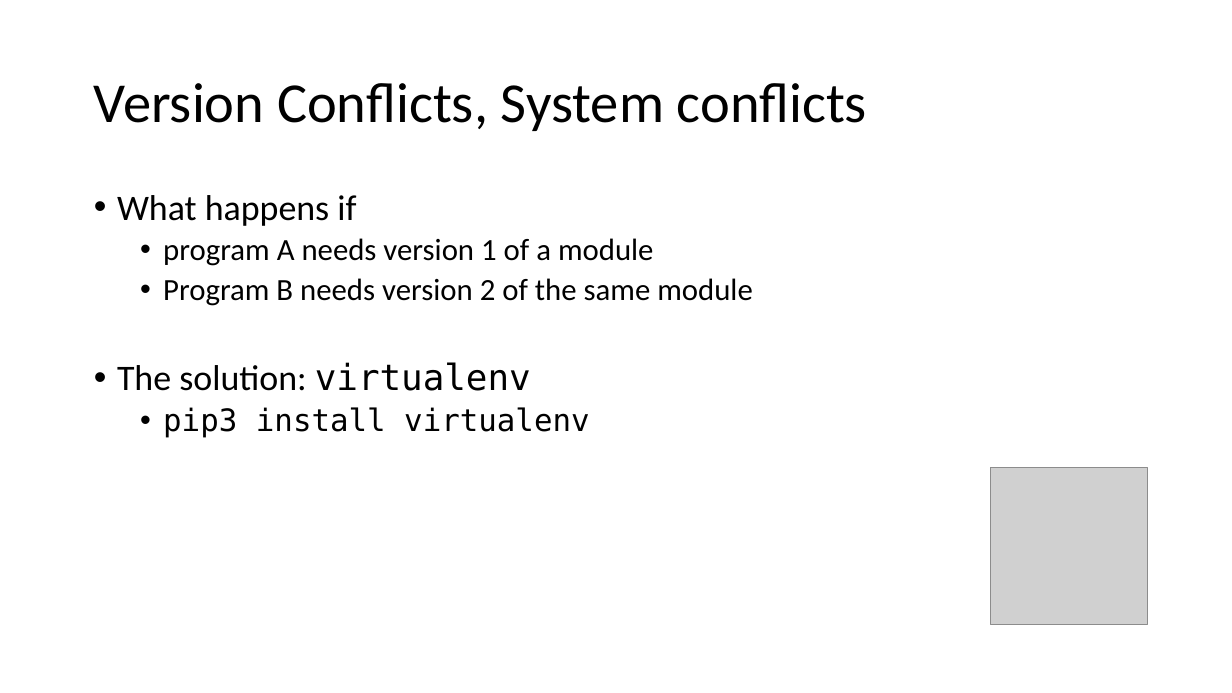
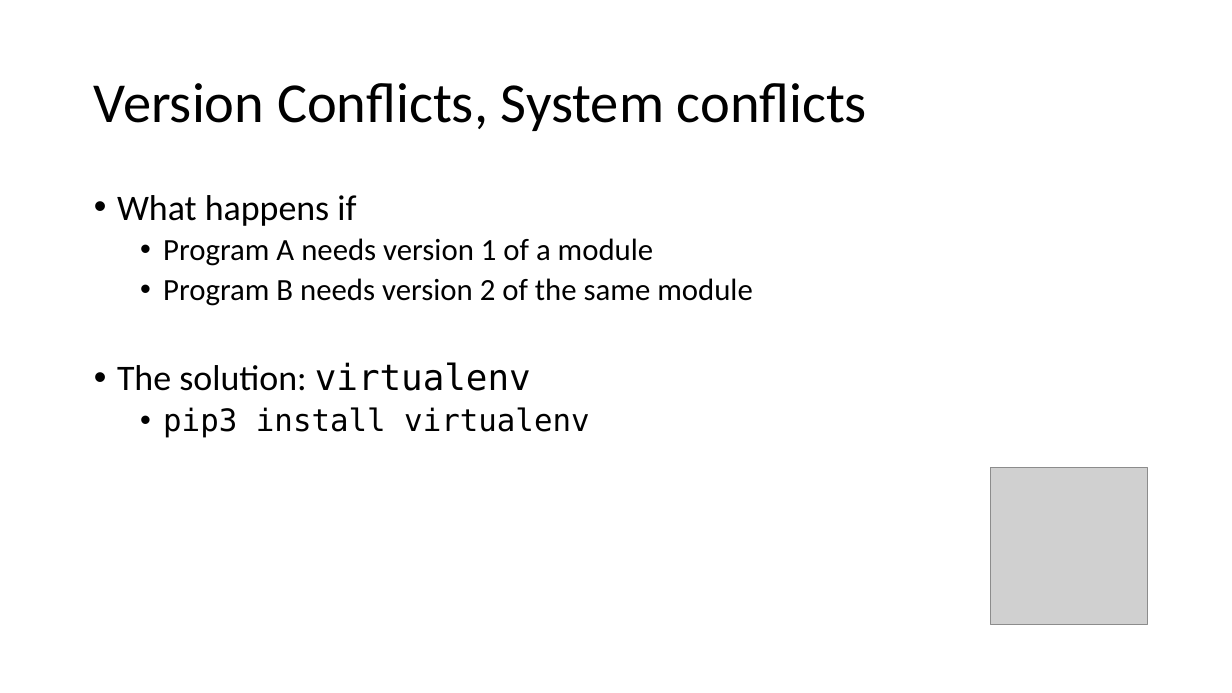
Before and after one commit to wilkotom/python_examples, a slide deck: slide 5 of Python Level 2/Lesson 6/Session 6.pptx. Drawn at 1232x693 pixels with LibreOffice and Linux fonts; fonts in the diff are those of the drawing; grey boxes stand for pictures. Boxes give left, top, right and bottom in pixels: in the first picture for what was removed or moved away, otherwise in the second. Text is boxed around its words. In the diff, an @@ line names an element or a change of style, - is before the commit and + after.

```diff
--- a/Python Level 2/Lesson 6/Session 6.pptx
+++ b/Python Level 2/Lesson 6/Session 6.pptx
@@ text at (163, 238, 654, 266): text changed @@
-  • program A needs version 1 of a module
+  • Program A needs version 1 of a module
```
Also in this commit, not shown: 1 other slide changed, 1 slide added.
